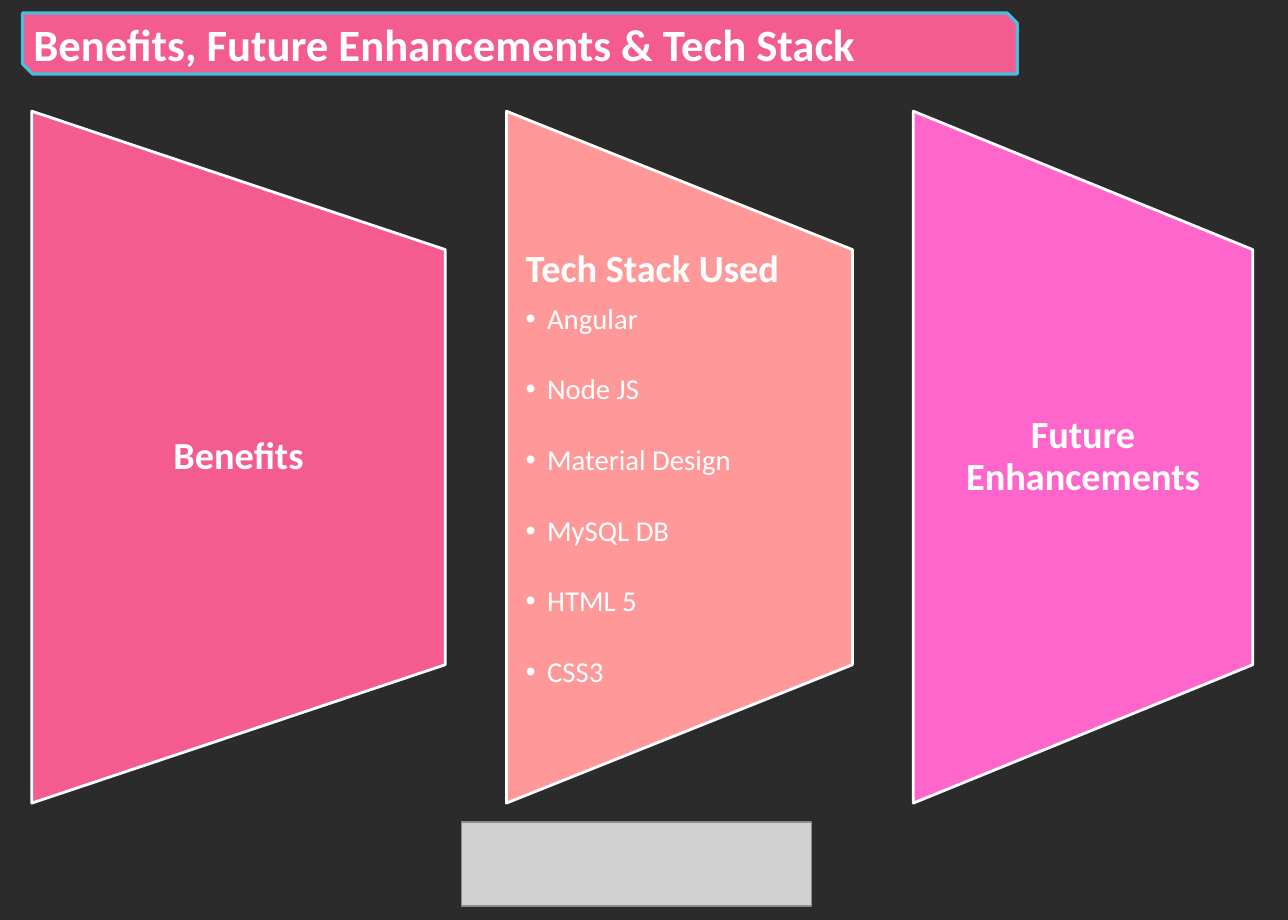
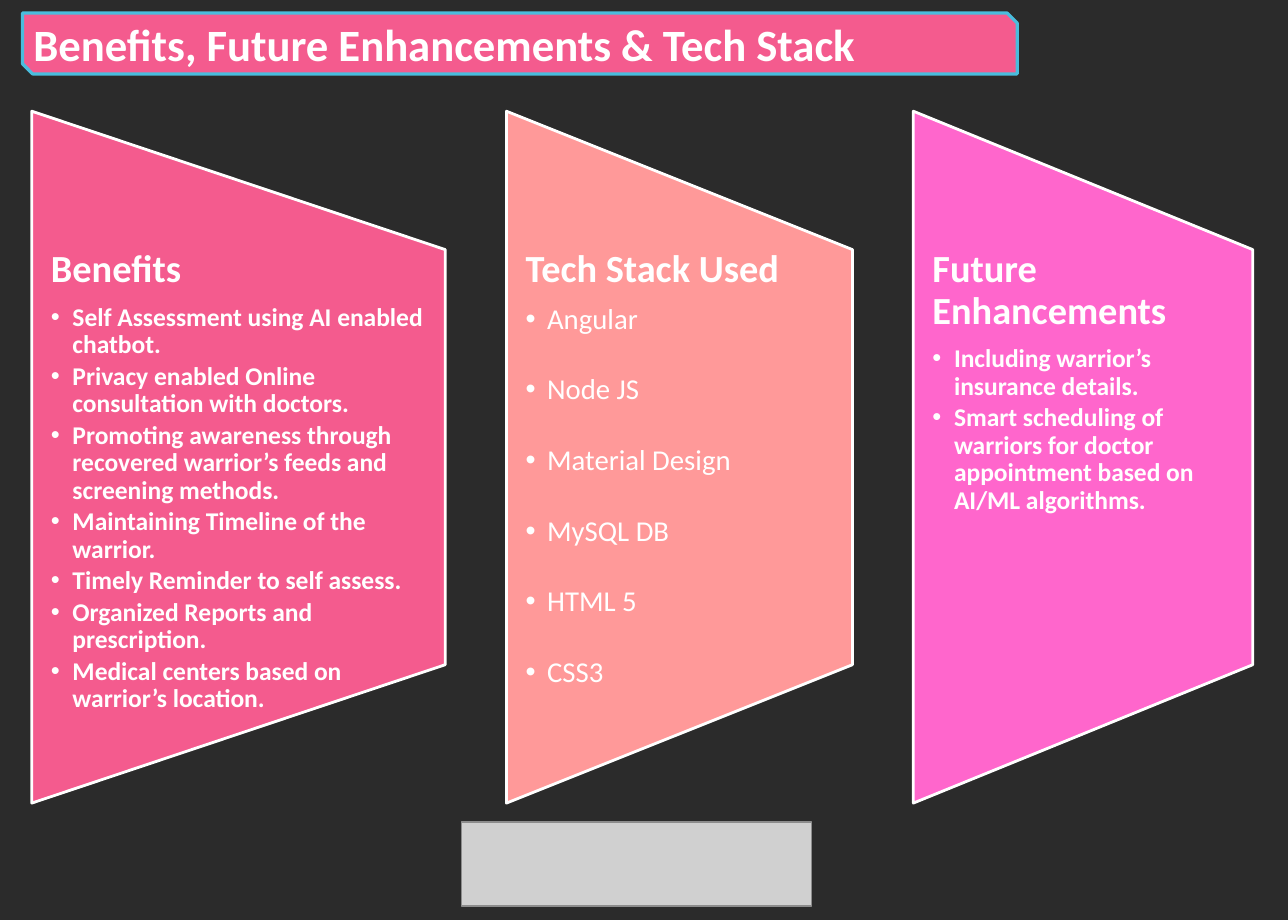
Before and after one commit to charcharan/hack-for-pink-2020, a slide deck: slide 9 of B-Team_Flamingo_Infosys.pptx. Drawn at 1288x920 pixels with LibreOffice and Linux fonts; fonts in the diff are those of the drawing; grey boxes stand for pictures; background and template pictures are left out; a plain dark background stands for a picture behind light text. Boxes give left, top, right and bottom in pixels: in the first picture for what was removed or moved away, otherwise in the second. Text is boxed around its words. In the diff, an @@ line names an element or a change of style, - is before the commit and + after.

```diff
--- a/B-Team_Flamingo_Infosys.pptx
+++ b/B-Team_Flamingo_Infosys.pptx
@@ text "Benefits" at (51,255,422,707): vertical alignment middle to top @@
@@ text at (51,255,181,283): alignment centre to left @@
@@ text "Future Enhancements" at (932,257,1193,514): vertical alignment middle to top @@
@@ text at (932,257,1166,324): alignment centre to left @@
@@ text at (72,308,422,707): paragraphs added @@
+  • Self Assessment using AI enabled chatbot.
+  • Privacy enabled Online consultation with doctors.
+  • Promoting awareness through recovered warrior’s feeds and screening methods.
+  • Maintaining Timeline of the warrior.
+  • Timely Reminder to self assess.
+  • Organized Reports and prescription.
+  • Medical centers based on warrior’s location.
@@ text at (954,348,1193,514): paragraphs added @@
+  • Including warrior’s insurance details.
+  • Smart scheduling of warriors for doctor appointment based on AI/ML algorithms.
```
Also in this commit, not shown: 5 other slides changed, 1 slide added, 1 slide removed.
